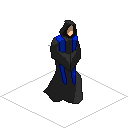
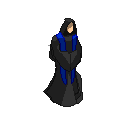
Layers edited between the first and the second (128, 128) image:
showed group "17-PriestWalkBottomRight" (2 layers) over box(45, 18, 82, 107)
added group "13-PriestWalkBottomRight" with 2 layers above "9-PriestWalkBottomRight" over box(45, 20, 82, 101)
added layer "13-highlights" (multiply) in group "13-PriestWalkBottomRight" over box(45, 22, 82, 101)
added layer "13-colors" in group "13-PriestWalkBottomRight" over box(45, 20, 82, 101)
showed group "9-PriestWalkBottomRight" (2 layers), opacity 87% → 100%, moved it above "5-PriestWalkBottomRight" over box(45, 22, 82, 106)
showed group "1-PriestWalkBottomRight" (4 layers), opacity 25% → 100% over box(45, 18, 83, 104)
removed layer "platform" (was 20%) over box(0, 65, 128, 128)
removed layer "Background" over box(0, 18, 128, 128)
